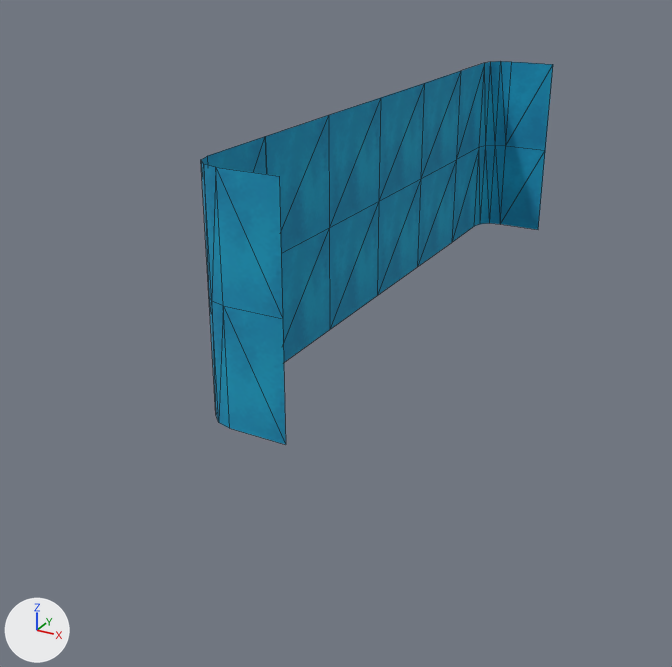
Renders of the glTF model assemblies/Cliff_Cave_Entrance_Waterfall_Wide_Base.glb from each side of a commit.
Before and after are seen from a camera (50 mm lens) standing at (293.0, -1052.0, 324.0) and looking at (-109.0, -321.0, -42.0). Every picture has the same lights, and +X, +Y and +Z are marked at lower left. The first picture is the older version. Mesh edges are drawn as thin lines. Where no turn or scale is listed for an object, it has been applied to the vertices.

In view in the first picture: 'Water_Waterfall_Base_Center_1x1.001', 'Water_Waterfall_Base_Center_1x1.003', 'Water_Waterfall_Base_Left_1x1.001', 'Water_Waterfall_Base_Right_1x1.001'.
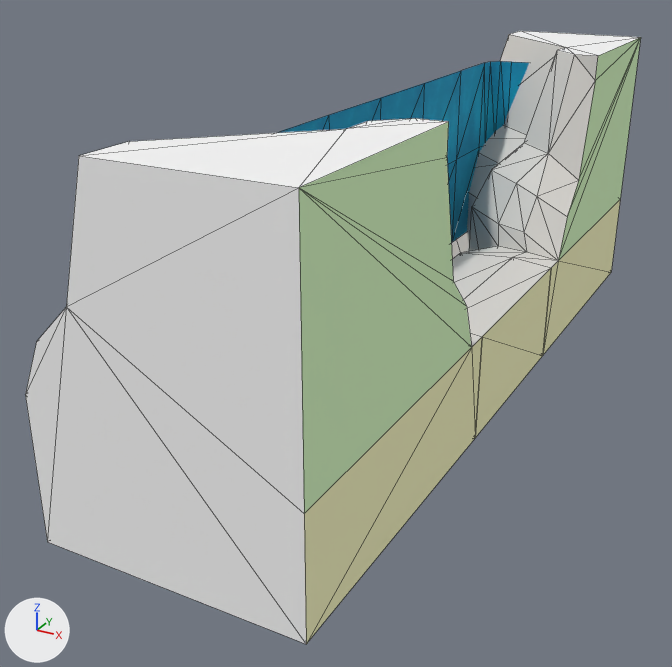
ob_rootnode_003 is not drawn itself; it is the parent of ob_water_waterfall_base_center_1x1_003.

What differs and where, as boxes (x1, y1, x2, y2) in the pictures (672 x 667 px):
'Cave_Edge_Esse_Base_3x3.003', added: after (25, 118, 482, 644)
    faces in mat_hidden (white #f8f8f8): (25, 118, 448, 644)
    faces in mat_hidden_green (green #dcfdc8): (299, 122, 471, 513)
    faces in mat_hidden_yellow (beige #fcfbc8): (304, 337, 482, 644)
'Cave_Edge_Esse_Base_3x3.001', added: after (451, 31, 641, 355)
    faces in mat_cliff_face (light grey #e0ddd7): (451, 34, 598, 268)
    faces in mat_hidden_green (green #dcfdc8): (558, 37, 641, 261)
    faces in mat_hidden_yellow (beige #fcfbc8): (543, 200, 620, 355)
    faces in mat_hidden (white #f8f8f8): (510, 31, 640, 56)
'Cave_Center_Base_1x1.001', added: after (452, 253, 551, 438)
    faces in mat_hidden_yellow (beige #fcfbc8): (475, 269, 551, 438)
    faces in mat_cliff_face (light grey #e0ddd7): (452, 253, 551, 336)
'Water_Waterfall_Base_Center_1x1.003', reshaped: before (377, 83, 424, 296); after (380, 83, 424, 120)
'Water_Waterfall_Base_Right_1x1.001', unchanged, covered by the edit: before (201, 115, 330, 445); after (277, 115, 329, 133)
'Water_Waterfall_Base_Left_1x1.001', unchanged, covered by the edit: before (417, 61, 553, 267); after (423, 61, 529, 243)
'Water_Waterfall_Base_Center_1x1.001', unchanged, covered by the edit: before (329, 98, 381, 329); after (329, 98, 381, 130)

Patch to the scene script:
```diff
--- a/assemblies/Cliff_Cave_Entrance_Waterfall_Wide_Base.glb.py
+++ b/assemblies/Cliff_Cave_Entrance_Waterfall_Wide_Base.glb.py
@@ me_object1_010 @@
+me_object1_010.from_pydata([(-50.0, 100.0, 0.0), (-50.0, -100.0, -100.0), (-50.0, -100.0, 0.0), (8.0, -100.0, 5.0), (50.0, -100.0, -100.0), (-50.0, 100.0, -100.0), (8.0, 100.0, 5.0), (50.0, -100.0, 0.0), (50.0, 100.0, -100.0), (50.0, 100.0, 0.0)], [], [(0, 1, 2), (3, 1, 4), (5, 4, 1), (5, 0, 6), (0, 5, 1), (4, 7, 3), (3, 2, 1), (5, 8, 4), (9, 8, 6), (8, 5, 6), (6, 2, 3), (9, 3, 7), (6, 0, 2), (9, 6, 3), (8, 7, 4), (8, 9, 7)])
+for i in [*range(10, 14)]: me_object1_010.polygons[i].material_index = 1
+for i in [14, 15]: me_object1_010.polygons[i].material_index = 2
+me_object1_010.materials.append(mat_hidden)  # white #f8f8f8
+me_object1_010.materials.append(mat_cliff_face)  # light grey #e0ddd7
+me_object1_010.materials.append(mat_hidden_yellow)  # beige #fcfbc8
@@ ob_rootnode_003 @@
 ob_rootnode_003 = bpy.data.objects.new('RootNode.003', None)
-ob_rootnode_003.parent = ob_water_waterfall_base_center_1x1_002
+ob_rootnode_003.parent = ob_cave_edge_esse_base_3x3
 ob_rootnode_003.location = (0.0, 0.0, 0.0)
@@ ob_cave_edge_esse_base_3x3 @@
+ob_cave_edge_esse_base_3x3 = bpy.data.objects.new('Cave_Edge_Esse_Base_3x3', None)
+ob_cave_edge_esse_base_3x3.location = (0.0, 0.0, 0.0)
@@ ob_cave_center_base_1x1_001 @@
+ob_cave_center_base_1x1_001 = bpy.data.objects.new('Cave_Center_Base_1x1.001', me_object1_010)
+ob_cave_center_base_1x1_001.location = (0.0, -250.0, 0.0)
@@ ob_cave_edge_esse_base_3x3_003 @@
+ob_cave_edge_esse_base_3x3_003 = bpy.data.objects.new('Cave_Edge_Esse_Base_3x3.003', me_object8_006)  # 42 vertices, 80 faces; spans x -1.75..0.5, y -2.0..1.0, z -1.5..1.5; in mat_cliff_face (light grey #e0ddd7), mat_hidden (white #f8f8f8), mat_hidden_yellow (beige #fcfbc8), mat_hidden_green (green #dcfdc8)
+ob_cave_edge_esse_base_3x3_003.parent = ob_rootnode_004
+ob_cave_edge_esse_base_3x3_003.location = (0.0, 0.0, 0.0)
+ob_cave_edge_esse_base_3x3_003.rotation_euler = (-1.571, 0.0, 0.0)  # degrees (-90, 0, 0)
+ob_cave_edge_esse_base_3x3_003.scale = (100.0, 100.0, 100.0)
@@ ob_rootnode_004 @@
+ob_rootnode_004 = bpy.data.objects.new('RootNode.004', None)
+ob_rootnode_004.parent = ob_cave_edge_esse_base_3x3_002
+ob_rootnode_004.location = (0.0, 0.0, 0.0)
@@ ob_cave_edge_esse_base_3x3_002 @@
+ob_cave_edge_esse_base_3x3_002 = bpy.data.objects.new('Cave_Edge_Esse_Base_3x3.002', None)
+ob_cave_edge_esse_base_3x3_002.location = (0.0, -500.0, 0.0)
+ob_cave_edge_esse_base_3x3_002.rotation_euler = (0.0, 0.0, 3.142)  # degrees (0, 0, 180)
+ob_cave_edge_esse_base_3x3_002.scale = (-1.0, 1.0, 1.0)
@@ ob_cave_edge_esse_base_3x3_001 @@
+ob_cave_edge_esse_base_3x3_001 = bpy.data.objects.new('Cave_Edge_Esse_Base_3x3.001', me_object8_006)  # 42 vertices, 80 faces; spans x -1.75..0.5, y -2.0..1.0, z -1.5..1.5; in mat_cliff_face (light grey #e0ddd7), mat_hidden (white #f8f8f8), mat_hidden_yellow (beige #fcfbc8), mat_hidden_green (green #dcfdc8)
+ob_cave_edge_esse_base_3x3_001.parent = ob_rootnode_003
+ob_cave_edge_esse_base_3x3_001.location = (0.0, 0.0, 0.0)
+ob_cave_edge_esse_base_3x3_001.rotation_euler = (-1.571, 0.0, 0.0)  # degrees (-90, 0, 0)
+ob_cave_edge_esse_base_3x3_001.scale = (100.0, 100.0, 100.0)
```
